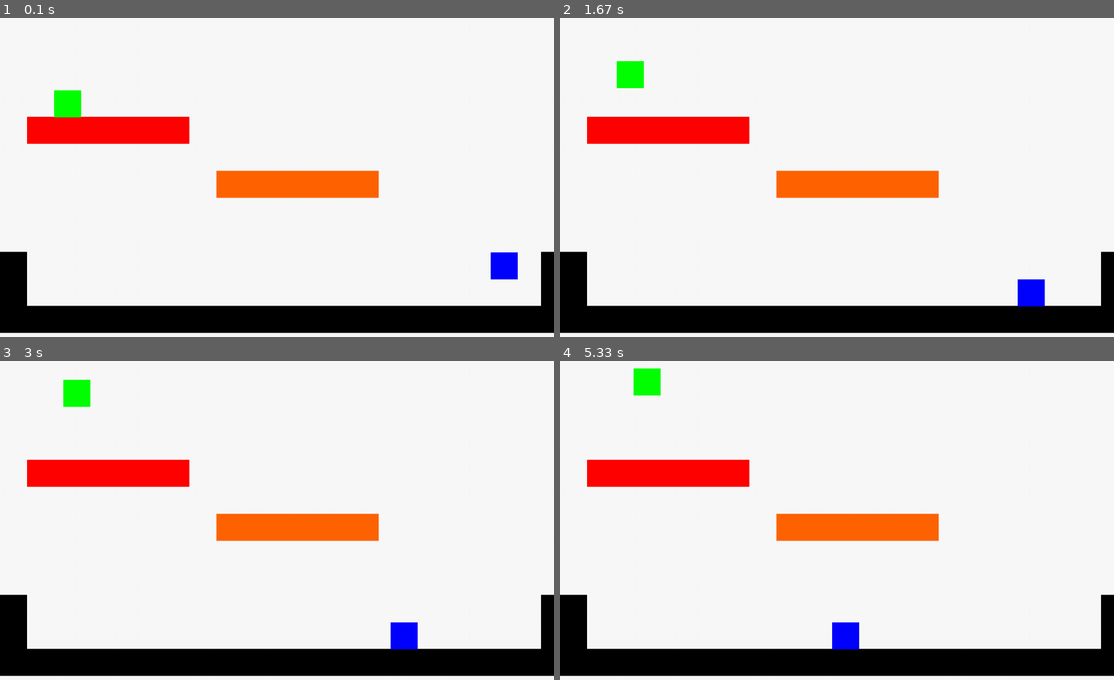
Above: before the commit, frames 1-4 (two rows, left to right).
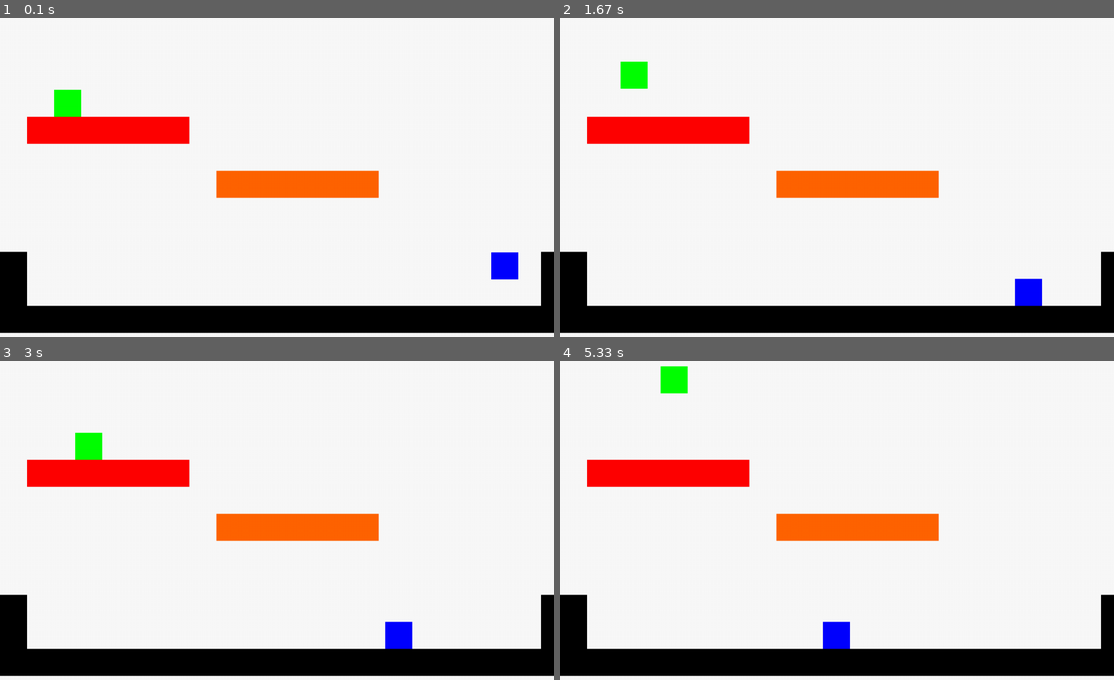
Above: after the commit, the same moments.

Repository: icanwalkonwater/sb-gamejam-pygame
Game: pygame game, started from src/main.py
Same seed, same stepped clock (60 frames per second), same inputs: the game is played once before the commit and once after it.
Inputs:
- Up to frame 1 (0.1 s): no input
- Up to frame 2 (1.67 s): tap Space at 0.33 s; tap D at 0.67, 1, 1.4 s
- Up to frame 3 (3 s): tap D at 1.7, 1.9, 2.23, 2.53, 2.73 s; tap Space at 1.98 s
- Up to frame 4 (5.33 s): tap D at 3.03, 3.3, 3.63, 3.93, 4.07, 4.47, 4.77, 5.13 s; tap Space at 3.38, 4.55 s

The runs differ from the first frame. In frame 1, less than 0.1% of the frame differs, in the area x 9-94%, y 22-83%; in frame 2, 0.3%; in frame 3, 1.1%; in frame 4, 1.2%, in the area x 13-54%, y 1-91%.

Commit message:
Created generic Enemy class & hand to hand enemy, documenting constants, added some physics effect on hit and so on

Diff:
--- a/src/constants.py
+++ b/src/constants.py
@@ -1,25 +1,68 @@
 from enum import Enum
 
 from pygame import Vector2
-from pygame.rect import Rect
 
+"""Screen resolution"""
 RESOLUTION = (1024, 768)
 
+"""Physics operate on a higher scale than the transform.
+This is the factor to translate the physics values to the coordinate system.
+"""
 PHYSICS_SCALE = 10000
+"""If a component of a velocity drop below this threshold, it is set to zero.
+This is to prevent objects from sliding endlessly.
+"""
 PHYSICS_NULLIFY_THRESHOLD = 1
+"""Force applied to every velocity.
+Will be applied differently based on the weight of the object.
+"""
 PHYSICS_GRAVITY = Vector2(0, 9.31)
+"""Used to simulate the decay of the velocity due to the air."""
 PHYSICS_STANDARD_RESISTANCE = 0.06
 
-PLAYER_JUMP_FORCE = Vector2(0, -4500)
+"""TO REPLACE WITH ABILITY.
+The force to apply when the player want to jump.
+"""
+PLAYER_JUMP_FORCE = Vector2(0, -4_500)
+"""Factor to apply to the impact direction on collision with an enemy."""
+PLAYER_DAMAGE_REPULSION_FACTOR = -1000
 
-ENEMY_CHILL_WALK_VELOCITY = Vector2(1000, 0)
-ENEMY_DETECTION_RANGE = Rect((0, 0), (300, 300))
+"""Enemy walking velocity.
+When not attacking a player, they will walk according to this velocity.
+"""
+ENEMY_CHILL_WALK_VELOCITY = Vector2(1_000, 0)
+"""A rect centered on the enemy. If the player enter this rect, the enemy
+will start attacking him.
+"""
+ENEMY_DETECTION_RANGE_SQR = 150 ** 2
+
+# Hand to hand enemy
+"""Cooldown between attacks"""
+ENEMY_HTH_ATTACK_COOLDOWN = .5
+"""Minimum y of the normalized direction of attack.
+Give the effect that the enemy is jumping on the player.
+"""
+ENEMY_HTH_ATTACK_MIN_JUMP = .5
+"""Factor that will be applied to the normalized direction of attack."""
+ENEMY_HTH_ATTACK_FACTOR = 3_000
+"""Past this velocity, no more force will be applied to attack the player.
+To avoid accelerating indefinitely when attacking.
+"""
+ENEMY_HTH_ATTACK_VELOCITY_X_MAX = 10_000
+"""Distance to the player at which the enemy will start to retreat to avoid glitching in a wall."""
+ENEMY_HTH_RETREAT_DISTANCE_SQR = 110 ** 2
+"""Force to apply when the enemy need to retreat."""
+ENEMY_HTH_RETREAT_FORCE = -2000
 
 
 class Layers(Enum):
+    """Layer containing the rigid environment where we can walk on"""
     ENVIRONMENT = 1
+    """Layer containing the player"""
     PLAYER = 2
+    """Layer containing the enemies"""
     ENEMY = 3
+    """Layer containing the projectiles of any origin"""
     PROJECTILE = 4
 
 
--- a/src/enemy.py
+++ /dev/null
@@ -1,37 +0,0 @@
-from pygame.math import Vector2
-from pygame.rect import Rect
-from pygame.surface import Surface
-
-from constants import ENEMY_CHILL_WALK_VELOCITY, ENEMY_DETECTION_RANGE, ImpactSide
-from game_object import GameObject
-from physics import RigidPhysicsAwareGameObject
-
-
-class Enemy(RigidPhysicsAwareGameObject):
-
-    def __init__(self, surface: Surface, weight: float, target: GameObject, ground: [GameObject] = None):
-        RigidPhysicsAwareGameObject.__init__(self, surface, weight, ground)
-        self._target: GameObject = target
-        self._direction = 1
-
-    def update(self, delta_time: float):
-        collision_mask: Rect = ENEMY_DETECTION_RANGE.move(
-            self.transform.x - ENEMY_DETECTION_RANGE.width / 2,
-            self.transform.y + ENEMY_DETECTION_RANGE.height / 2
-        )
-
-        if not self._target.rect.colliderect(collision_mask):
-            self.velocity.x = ENEMY_CHILL_WALK_VELOCITY.x * self._direction
-            pass
-        else:
-            print('AAAAA')
-
-        RigidPhysicsAwareGameObject.update(self, delta_time)
-
-    def _on_collide(self, other: GameObject, direction_of_impact: Vector2, impact_side: ImpactSide):
-        RigidPhysicsAwareGameObject._on_collide(self, other, direction_of_impact, impact_side)
-
-        if impact_side == ImpactSide.LEFT:
-            self._direction = 1
-        elif impact_side == ImpactSide.RIGHT:
-            self._direction = -1
--- /dev/null
+++ b/src/hostiles/enemy.py
@@ -0,0 +1,46 @@
+import time
+from abc import ABC, abstractmethod
+
+from pygame.math import Vector2
+from pygame.surface import Surface
+
+from constants import ENEMY_CHILL_WALK_VELOCITY, ENEMY_DETECTION_RANGE_SQR, ImpactSide
+from game_object import GameObject
+from physics import RigidPhysicsAwareGameObject
+
+
+class Enemy(RigidPhysicsAwareGameObject, ABC):
+
+    def __init__(self, surface: Surface, weight: float, attack_cooldown: float, target: GameObject,
+                 collision_masks: [GameObject] = None):
+        RigidPhysicsAwareGameObject.__init__(self, surface, weight, collision_masks)
+        self._attack_cooldown: float = attack_cooldown
+        self.__cooldown_expire: float = 0
+        self._target: GameObject = target
+        self._direction = 1
+
+    def update(self, delta_time: float):
+        distance_to_target_sqr = self.transform.distance_squared_to(self._target.transform)
+
+        # If too far away, just walk
+        if distance_to_target_sqr > ENEMY_DETECTION_RANGE_SQR:
+            self.velocity.x = ENEMY_CHILL_WALK_VELOCITY.x * self._direction
+
+        # If in range
+        elif time.time() > self.__cooldown_expire:
+            if self.attack(delta_time, distance_to_target_sqr):
+                self.__cooldown_expire = time.time() + self._attack_cooldown
+
+        RigidPhysicsAwareGameObject.update(self, delta_time)
+
+    def _on_collide(self, other: GameObject, direction_of_impact: Vector2, impact_side: ImpactSide):
+        RigidPhysicsAwareGameObject._on_collide(self, other, direction_of_impact, impact_side)
+
+        if impact_side == ImpactSide.LEFT:
+            self._direction = 1
+        elif impact_side == ImpactSide.RIGHT:
+            self._direction = -1
+
+    @abstractmethod
+    def attack(self, delta_time: float, distance_sqr: float) -> bool:
+        pass
--- /dev/null
+++ b/src/hostiles/hth_enemy.py
@@ -0,0 +1,36 @@
+from pygame.math import Vector2
+from pygame.surface import Surface
+
+from constants import ENEMY_HTH_ATTACK_VELOCITY_X_MAX, ENEMY_HTH_ATTACK_MIN_JUMP, ENEMY_HTH_RETREAT_DISTANCE_SQR, \
+    ENEMY_HTH_RETREAT_FORCE, ENEMY_HTH_ATTACK_COOLDOWN
+from game_object import GameObject
+from hostiles.enemy import Enemy
+
+
+class HthEnemy(Enemy):
+
+    def __init__(self, target: GameObject):
+        surface = Surface((50, 50))
+        surface.fill((0, 0, 255))
+        Enemy.__init__(self, surface, .5, ENEMY_HTH_ATTACK_COOLDOWN, target=target)
+
+    def attack(self, delta_time: float, distance_sqr: float) -> bool:
+        if self.is_on_ground and abs(self.velocity.x) < ENEMY_HTH_ATTACK_VELOCITY_X_MAX:
+            direction: Vector2 = self._target.transform - self.transform
+
+            if distance_sqr == 0:
+                # Ignore if the enemy is right of top of us
+                pass
+            elif self.transform.distance_squared_to(self._target.transform) > ENEMY_HTH_RETREAT_DISTANCE_SQR:
+                direction.normalize_ip()
+                direction.y -= max(ENEMY_HTH_ATTACK_MIN_JUMP, direction.y)
+                direction *= 3000
+                self.apply_force(direction)
+            else:
+                direction.normalize_ip()
+                direction *= ENEMY_HTH_RETREAT_FORCE
+                self.apply_force(direction)
+
+            return True
+        else:
+            return False
--- a/src/main.py
+++ b/src/main.py
@@ -4,14 +4,15 @@
 from pygame import Surface, Vector2
 
 from constants import RESOLUTION
-from enemy import Enemy
+from hostiles.enemy import Enemy
 from game_object import GameObject
+from hostiles.hth_enemy import HthEnemy
 from keyboard_input import InputController
 from player import Player
 from scene import Scene
 from scene_management import SceneManagement
 
-FPS_LIMIT = 30
+FPS_LIMIT = 60
 frames = 0
 
 
@@ -52,9 +53,7 @@
     player = Player(green_box_s, .5)
     player.move(Vector2(100, 200))
 
-    enemy_s: Surface = Surface((50, 50))
-    enemy_s.fill((0, 0, 255))
-    enemy = Enemy(enemy_s, .5, target=player)
+    enemy = HthEnemy(player)
     enemy.move(Vector2(900, 500))
 
     scene: Scene = Scene(background, [red_box, orange_box, floor, wall_left, wall_right], [player, enemy])
--- a/src/physics.py
+++ b/src/physics.py
@@ -68,6 +68,9 @@
 
     def add_to_collision_mask(self, *groups: [Group]):
         self.collision_masks.extend(groups)
+
+    def clear_collision_masks(self):
+        self.collision_masks.clear()
 
     @staticmethod
     def __normalize_angle(angle: float) -> float:
--- a/src/player.py
+++ b/src/player.py
@@ -1,7 +1,8 @@
 from pygame import Vector2, Surface
 
-from constants import PLAYER_JUMP_FORCE
+from constants import PLAYER_JUMP_FORCE, ImpactSide, PLAYER_DAMAGE_REPULSION_FACTOR
 from game_object import GameObject
+from hostiles.enemy import Enemy
 from keyboard_input import InputController
 from physics import RigidPhysicsAwareGameObject
 
@@ -25,3 +26,13 @@
     def jump(self):
         self.is_on_ground = False
         self.apply_force(PLAYER_JUMP_FORCE)
+
+    def _on_collide(self, other: GameObject, direction_of_impact: Vector2, impact_side: ImpactSide):
+        # Common collision with something normal
+        if not isinstance(other, Enemy):
+            RigidPhysicsAwareGameObject._on_collide(self, other, direction_of_impact, impact_side)
+        else:
+            # Collided with an enemy
+            other: Enemy
+            direction_of_impact.normalize_ip()
+            self.apply_force(direction_of_impact * PLAYER_DAMAGE_REPULSION_FACTOR)
Empty file added: src/hostiles/__init__.py
